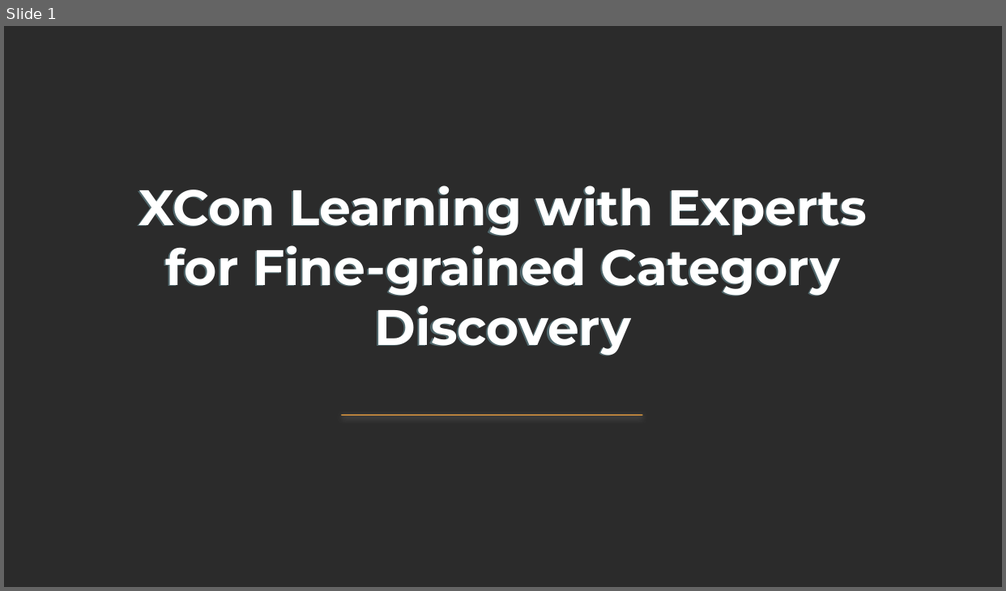
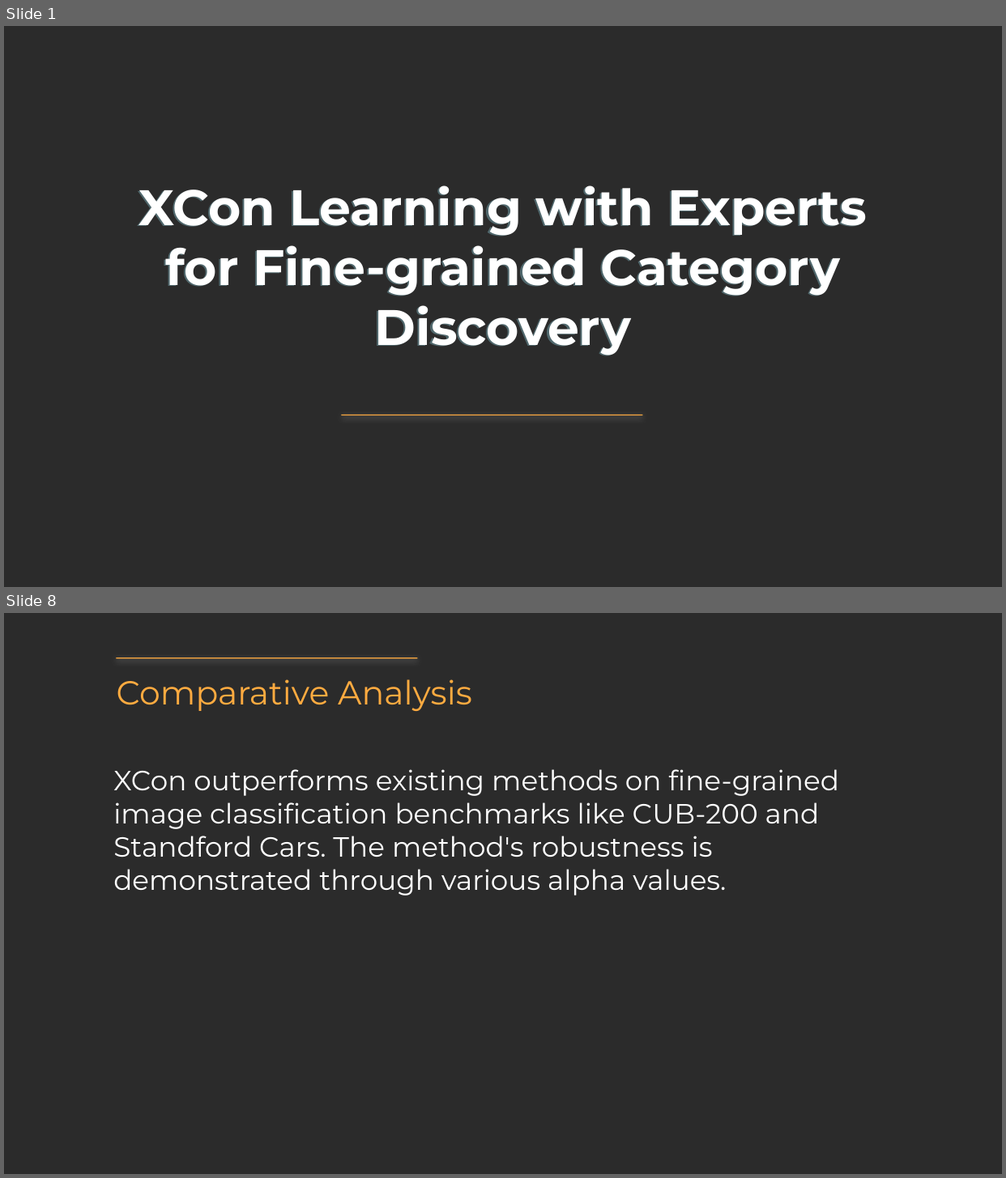
Before and after one commit to StephanieMussi/GRASPER, a slide deck: presentation.pptx. Shown one above the other, each under a label of ours: slide 1 before the commit, slides 1 and 8 after it; the slides between them are not shown. The pictures are 1006x591 and 1006x1178 pixels, drawn with LibreOffice and Linux fonts; fonts in the diff are those of the drawing; background and template pictures are left out; a plain dark background stands for a picture behind light text. Boxes give left, top, right and bottom in pixels: in the first picture for what was removed or moved away, otherwise in the second. Text is boxed around its words. In the diff, an @@ line names an element or a change of style, - is before the commit and + after.

```diff
--- a/presentation.pptx
+++ b/presentation.pptx
@@ slide 8 added at box(4, 613, 1002, 1174), background picture (left out) @@
@@ freeform shape added at box(116, 658, 417, 658), outline #FFAB40 0.74 pt @@
@@ text added at box(117, 679, 472, 711), 24 pt, text #FFAB40 @@
+Comparative Analysis
@@ text added at box(113, 769, 839, 896), 20 pt, text #FFFFFF @@
+XCon outperforms existing methods on fine-grained image classification benchmarks like CUB-200 and Standford Cars. The method's robustness is demonstrated through various alpha values.
```
Also in this commit, not shown: 8 slides changed, 1 slide removed, 3 other files.
